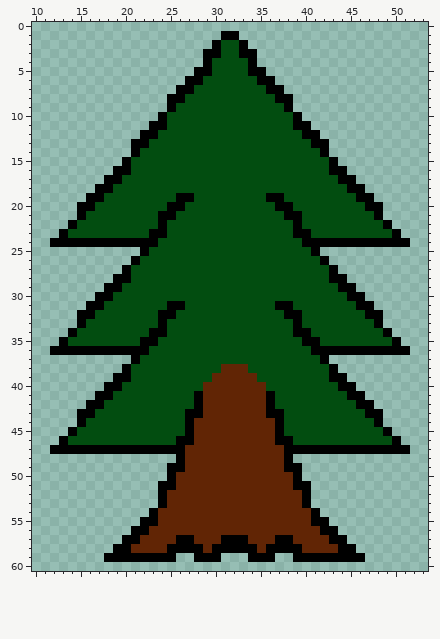
One commit to this pixel-art sprite: src/data/pinetree.png. The picture above was drawn from the file before the commit.
The file is 62x63 pixels. Shown: x 10..53, y 0..60.
After the commit:
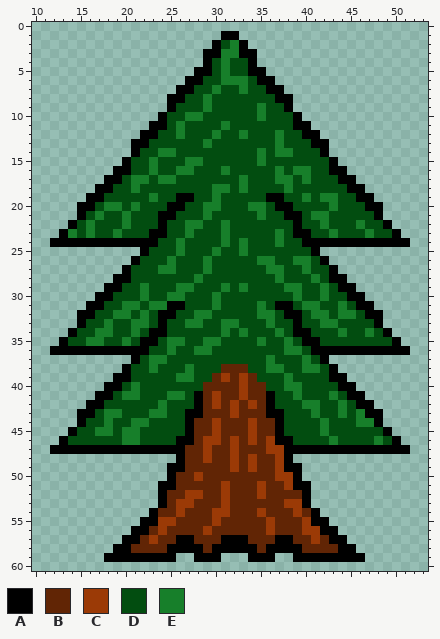
Palette (. is transparent): A #000000  B #612505  C #9b3a06  D #024d10  E #177f2a
What changed:
Changed rows in their new state; - is an unchanged pixel.
first column x 14:
 2 ------------------E----------------
 3 -----------------EE----------------
 4 -----------------E-----------------
 5 -----------------E-----------------
 6 -----------------EEE---------------
 7 ----------------E--E---------------
 8 ---------------E-------------------
 9 ---------------E-----E-------------
10 -------------EE------E-------------
11 ------------E----E-----------------
12 ------------E---E--E---E-----------
13 ---------------E-------E-----------
14 ----------EE---------E-EE----------
15 ---------E---EE------E-------------
16 ---------E--EE---E-----E-EE--------
17 -------EE-EE-------E---EE-E--------
18 -------E--------EE-E----E----------
19 ---------E------E---------E-EE-----
20 ----EE-E-------EE---EE-------E-----
21 ---E--E--------E-----E-----EE------
22 --E---E------EE--E----------E---E--
23 E-E--E-------E---E-----E-----E---E-
24 ------------E----E-E---E-----------
25 ------------E---E--E---------------
26 -----------E---E-----EE--EE--------
27 ----------EE---E------EE--E--------
28 --------------E--------E---E-------
29 --------E---EE---E-E----EE--E------
30 --------E--EE---E--------E--E------
31 ------EE-EE-----E----E----EE--E----
32 -----EE-E-----EE-----EE----EE-EE---
33 ----E--EE----EE--EE---E-----EE-----
34 ---EE--E---------E-E---E------E--E-
35 --EE--E----EE--EE----E--E----------
36 -----------E--EE--------EE---------
37 ---------EE-----------E---E--------
38 ---------E---E--------EE--EE-------
39 ------------EE---C-C----E----------
40 -------E-----------C----EE---------
41 ------EE---EE---C--C-----E---E-----
42 ----------E-----C-C-C-----EE--E----
43 ----EE---EE-------C--------E--E-E--
44 ----E--EE-------C---C-------E---EE-
45 ---EE-EE--------C---C-------E------
46 ------EE-------CC-C-C-C------E----E
47 ---------------C--C---CC-----------
48 ---------------C--C-C--C-----------
49 ------------------C-C--C-----------
50 --------------C--------CC----------
51 -----------------C---C--C----------
52 -------------CC--C---C-------------
53 ------------CC---C------CC---------
54 ------------C---CC---C---C---------
55 ----------CC----C-----C---C--------
56 ----------C----C------C---CC-------
57 ---------C-----------------C-------
Where, in picture pixels (left, top, right, bottom), the same in both pictures:
changed: (68, 40, 383, 544)
